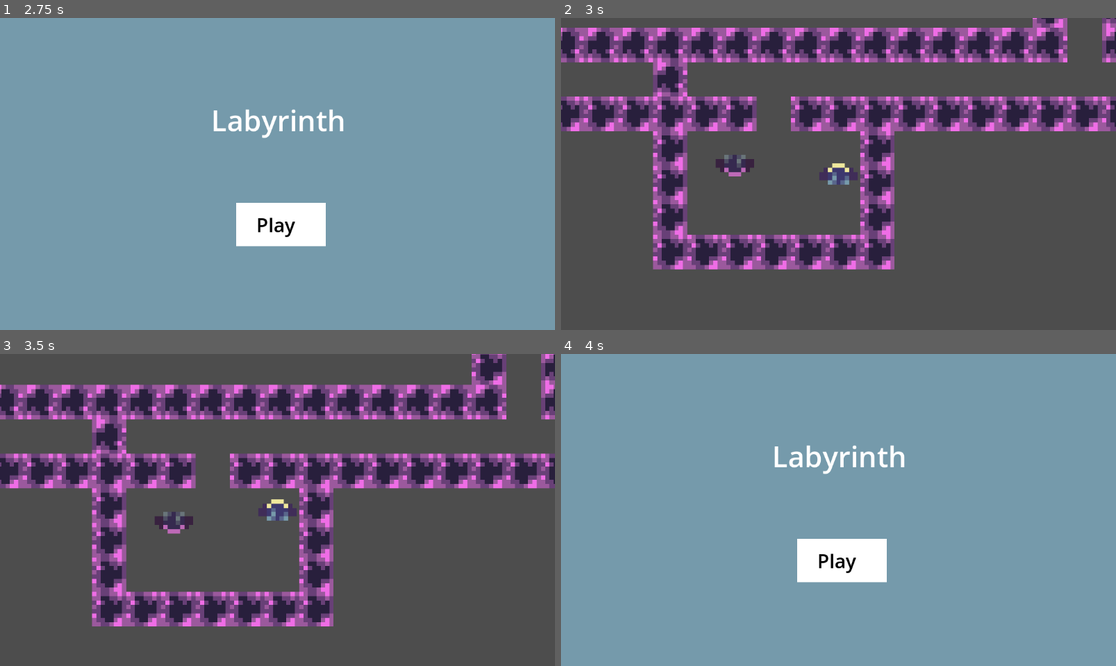
Above: before the commit, frames 1-4 (two rows, left to right).
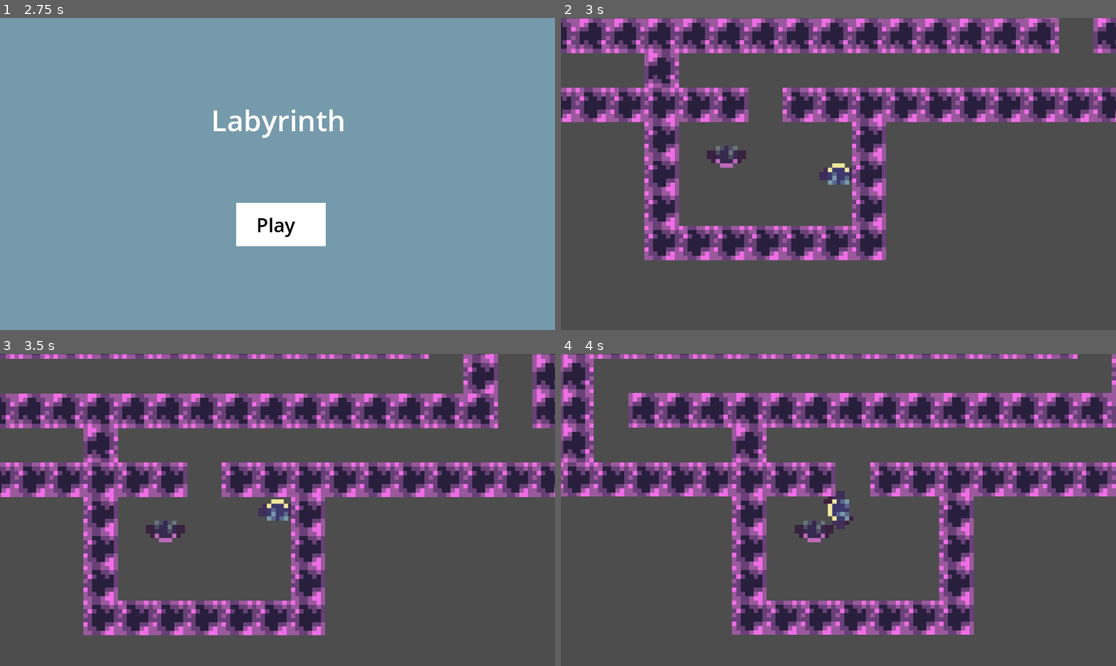
Above: after the commit, the same moments.

Repository: Captainexpo-1/Labyrinth-Counterspell-Game
Game: Godot game, scene res://Scenes/main.tscn
Two runs of this game, one before a commit and one after it. Both use one fixed random seed, a clock stepped at 60 frames per second and the inputs below. Sound files missing from this copy of the repository are replaced by a short silence.
Inputs (mouse positions are in pixels of both pictures, inside the frame that each line leads up to):
- Up to frame 1 (2.75 s): tap Enter at 0.5, 2 s; move the mouse to (399, 158) at 0.52 s; hold Right (ui_right) 0.53-1.28 s; click (399, 158) at 0.67 s; tap Space at 1.25 s; move the mouse to (166, 189) at 1.27 s; hold Down (ui_down) 1.28-2.03 s; move the mouse to (333, 105) at 2.02 s; hold Right (ui_right) from 2.03 s (still down)
- Up to frame 2 (3 s): tap Space at 2.75 s; move the mouse to (810, 236) at 2.77 s; release Right (ui_right) at 2.78 s; hold Up (ui_up) from 2.78 s (still down); click (810, 236) at 2.92 s
- Up to frame 3 (3.5 s): keep holding Up (ui_up)
- Up to frame 4 (4 s): tap Enter at 3.5 s; move the mouse to (1005, 556) at 3.52 s; release Up (ui_up) at 3.53 s; hold Left (ui_left) from 3.53 s (still down)

Frame 1 is identical in both runs. In frame 2, 31% of the frame differs, in the area x 0-100%, y 0-81%; in frame 3, 35%; in frame 4, 100%, in the area x 0-100%, y 0-100%.

Commit message:
ekysysysy

Diff:
--- a/Scenes/key.tscn
+++ b/Scenes/key.tscn
@@ -1,7 +1,7 @@
 [gd_scene load_steps=4 format=3 uid="uid://cclqxnidikkbg"]
 
 [ext_resource type="Script" path="res://Scripts/key.gd" id="1_oeeiq"]
-[ext_resource type="Texture2D" uid="uid://cxepsknjyl63a" path="res://icon.svg" id="2_p526p"]
+[ext_resource type="Texture2D" uid="uid://bs21u5t66tthe" path="res://Sprites/key.png" id="2_sbrmy"]
 
 [sub_resource type="CircleShape2D" id="CircleShape2D_o5laq"]
 radius = 24.0
@@ -12,11 +12,13 @@
 [node name="Area2D" type="Area2D" parent="."]
 
 [node name="CollisionShape2D" type="CollisionShape2D" parent="Area2D"]
+scale = Vector2(0.33, 0.33)
 shape = SubResource("CircleShape2D_o5laq")
 
 [node name="Sprite2D" type="Sprite2D" parent="."]
+texture_filter = 1
 position = Vector2(4.76837e-07, 0)
-scale = Vector2(0.25, 0.25)
-texture = ExtResource("2_p526p")
+texture = ExtResource("2_sbrmy")
+metadata/Player = NodePath("")
 
 [connection signal="area_entered" from="Area2D" to="." method="_on_area_2d_area_entered"]
--- a/Scenes/main.tscn
+++ b/Scenes/main.tscn
@@ -8,6 +8,7 @@
 [ext_resource type="Script" path="res://Scripts/music.gd" id="6_tk0lp"]
 [ext_resource type="Texture2D" uid="uid://bdqt1h0l75x4r" path="res://Sprites/walltile.png" id="7_5sg7l"]
 [ext_resource type="Script" path="res://Scenes/menu.gd" id="8_cbvhn"]
+[ext_resource type="PackedScene" uid="uid://cclqxnidikkbg" path="res://Scenes/key.tscn" id="8_lc761"]
 
 [sub_resource type="AtlasTexture" id="AtlasTexture_57jt3"]
 atlas = ExtResource("2_o2fuc")
@@ -41,11 +42,11 @@
 "speed": 5.0
 }]
 
-[sub_resource type="RectangleShape2D" id="RectangleShape2D_rp4dj"]
-size = Vector2(2.29008, 1.52672)
-
-[sub_resource type="RectangleShape2D" id="RectangleShape2D_wq4dr"]
-size = Vector2(2.11416, 1.2685)
+[sub_resource type="CircleShape2D" id="CircleShape2D_yyjcq"]
+radius = 0.763359
+
+[sub_resource type="CircleShape2D" id="CircleShape2D_dloer"]
+radius = 0.634249
 
 [sub_resource type="AtlasTexture" id="AtlasTexture_8hyml"]
 atlas = ExtResource("4_q5db6")
@@ -79,6 +80,12 @@
 "speed": 5.0
 }]
 
+[sub_resource type="CircleShape2D" id="CircleShape2D_1hyn4"]
+radius = 0.634251
+
+[sub_resource type="CircleShape2D" id="CircleShape2D_p2the"]
+radius = 0.763359
+
 [sub_resource type="TileSetAtlasSource" id="TileSetAtlasSource_ex50u"]
 texture = ExtResource("7_5sg7l")
 texture_region_size = Vector2i(8, 8)
@@ -87,6 +94,7 @@
 
 [sub_resource type="TileSet" id="TileSet_u1sbv"]
 tile_size = Vector2i(8, 8)
+occlusion_layer_0/light_mask = 1
 physics_layer_0/collision_layer = 1
 sources/0 = SubResource("TileSetAtlasSource_ex50u")
 
@@ -99,6 +107,7 @@
 metadata/alive = true
 metadata/moving = false
 metadata/canmove = true
+metadata/keys = 0
 
 [node name="GFXContainer" type="Node2D" parent="Player"]
 
@@ -113,12 +122,12 @@
 
 [node name="PlayerCollider" type="CollisionShape2D" parent="Player/Area2D"]
 position = Vector2(-6.25621e-08, 3.98123e-08)
-shape = SubResource("RectangleShape2D_rp4dj")
+shape = SubResource("CircleShape2D_yyjcq")
 
 [node name="CollisionShape2D" type="CollisionShape2D" parent="Player"]
 position = Vector2(0, 2.38419e-07)
 scale = Vector2(4.73, 4.73)
-shape = SubResource("RectangleShape2D_wq4dr")
+shape = SubResource("CircleShape2D_dloer")
 
 [node name="Camera2D" type="Camera2D" parent="Player"]
 zoom = Vector2(8.96, 8.96)
@@ -138,14 +147,14 @@
 [node name="CollisionShape2D" type="CollisionShape2D" parent="BadPlayer"]
 position = Vector2(0, 2.38419e-07)
 scale = Vector2(4.73, 4.73)
-shape = SubResource("RectangleShape2D_wq4dr")
+shape = SubResource("CircleShape2D_1hyn4")
 
 [node name="Area2D" type="Area2D" parent="BadPlayer"]
 scale = Vector2(5.24, 5.24)
 
 [node name="PlayerCollider" type="CollisionShape2D" parent="BadPlayer/Area2D"]
-position = Vector2(-6.25621e-08, 3.98123e-08)
-shape = SubResource("RectangleShape2D_rp4dj")
+position = Vector2(-5.96046e-08, 0)
+shape = SubResource("CircleShape2D_p2the")
 
 [node name="AudioStreamPlayer2D" type="AudioStreamPlayer2D" parent="."]
 stream = ExtResource("5_x4aj4")
@@ -212,6 +221,19 @@
 theme_override_font_sizes/normal_font_size = 60
 text = "Labyrinth"
 
+[node name="Key" parent="." instance=ExtResource("8_lc761")]
+position = Vector2(20, 180)
+metadata/Player = NodePath("../Player")
+
+[node name="Key2" parent="." instance=ExtResource("8_lc761")]
+position = Vector2(134, 132)
+metadata/Player = NodePath("../Player")
+
+[node name="Key3" parent="." instance=ExtResource("8_lc761")]
+position = Vector2(181, 20)
+metadata/Player = NodePath("../Player")
+
+[connection signal="area_entered" from="Player/Area2D" to="Player" method="_on_area_2d_area_entered"]
 [connection signal="area_entered" from="Player/Area2D" to="BadPlayer" method="_on_area_2d_area_entered"]
 [connection signal="area_entered" from="BadPlayer/Area2D" to="BadPlayer" method="_on_area_2d_area_entered"]
 [connection signal="finished" from="AudioStreamPlayer2D" to="AudioStreamPlayer2D" method="_on_finished"]
--- a/Scripts/PlayerController.gd
+++ b/Scripts/PlayerController.gd
@@ -26,6 +26,7 @@
 		dy = 0
 		dx = 0
 
+
 	# Calculate movement vector
 	var movement = (Vector2.RIGHT * dx - Vector2.UP * -dy) * speed
 
@@ -46,3 +47,9 @@
 	# Move the character
 	if self.position.x > 0 and self.position.x < 1152 and self.position.y > 0 and self.position.y < 648:
 		move_and_slide()
+
+
+func _on_area_2d_area_entered(area: Area2D) -> void:
+	if area.get_parent() is StaticBody2D:
+		set_meta("keys", get_meta("keys") + 1)
+		area.get_parent().call_deferred("queue_free")
--- a/Scripts/key.gd
+++ b/Scripts/key.gd
@@ -4,14 +4,15 @@
 var player = null
 # Called when the node enters the scene tree for the first time.
 func _ready() -> void:
-	player = get_tree().root.get_node("Player")
+	player = $"../Player"
+	if player == null:
+		print("KEY COULD NOT FIND PLAYER")
 
 
 # Called every frame. 'delta' is the elapsed time since the previous frame.
-func _process(delta: float) -> void:
+func _process(_delta: float) -> void:
 	pass
 
 
 func _on_area_2d_area_entered(area: Area2D) -> void:
-	if area.get_parent() == player:
-		player.set_meta("keys", get_meta("keys") + 1)
+	pass
Not shown: 1 places in Scenes/main.tscn that only renumber resources
